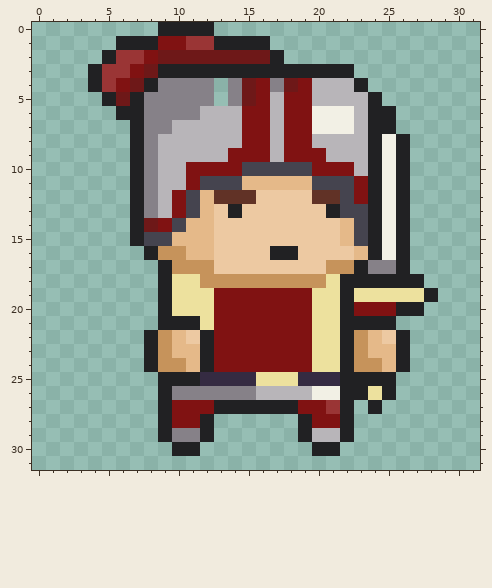
Two states of a pixel-art file, Assets/Smooz/Arts/Heroes/Animation/Red_Knight_Idle.aseprite. Above, as it was before the edit.
32x32 pixels, 1 frame.
And afterwards:
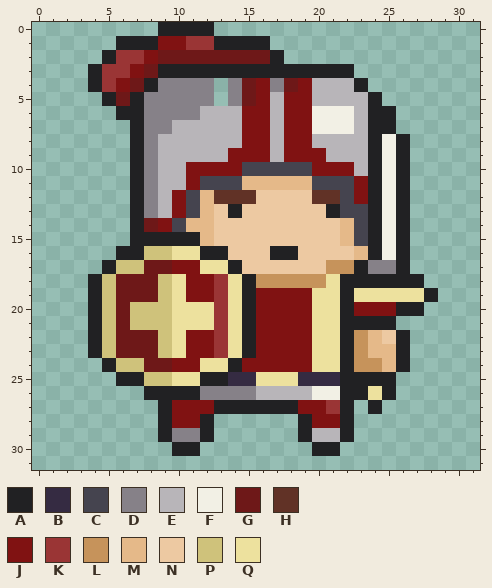
Palette (. is transparent): A #212123  B #352b42  C #45444f  D #868188  E #b8b5b9  F #f2f0e5  G #6e1818  H #613226  J #801212  K #9a3535  L #c6935b  M #e5b989  N #edc9a2  P #cfc27b  Q #ede19e
The exact change:
layer "Shield" now shown
Layer "Shield":
Colour A now appears in row 16 at x 6 to 7; in row 17 at x 5; in rows 18 to 23 at x 4; in row 24 at x 5; in row 25 at x 6 to 7; in row 26 at x 8.
The author changed colour B to colour A in row 25 at x 12 to 13.
The author changed colour C to colour A in row 15 at x 8 to 9.
The author changed colour D to colour A in row 26 at x 10 to 11.
The author changed colour J to colour A in rows 19 to 23 at x 15; in row 24 at x 14.
The author changed colour L to colour A in row 18 at x 15.
The author changed colour M to colour A in row 15 at x 10 to 11; in row 16 at x 12.
The author changed colour N to colour A in row 16 at x 13; in row 17 at x 14.
Colour G now appears in row 17 at x 8; in rows 18 to 19 at x 6 to 8; in rows 20 to 21 at x 6; in rows 22 to 23 at x 6 to 7.
The author changed colour A to colour G in row 17 at x 9; in rows 22 to 24 at x 8.
The author changed colour L to colour G in row 24 at x 9.
The author changed colour A to colour J in rows 22 to 23 at x 12.
The author changed colour L to colour J in row 17 at x 10 to 11; in row 18 at x 12; in row 24 at x 10.
The author changed colour M to colour J in rows 23 to 24 at x 11.
The author changed colour N to colour J in row 22 at x 11.
The author changed colour Q to colour J in row 18 at x 11; in row 19 at x 11 to 12.
The author changed colour J to colour K in rows 19 to 23 at x 13.
The author changed colour L to colour K in row 18 at x 13.
Colour P now appears in row 17 at x 6 to 7; in rows 18 to 19 at x 5; in rows 20 to 21 at x 5 and 7 to 8; in rows 22 to 23 at x 5; in row 24 at x 6 to 7; in row 25 at x 8.
The author changed colour A to colour P in row 16 at x 8; in rows 18 to 21 at x 9; in row 25 at x 9.
The author changed colour L to colour P in row 16 at x 9; in rows 22 to 23 at x 9.
The author changed colour A to colour Q in row 21 at x 10 to 11; in row 24 at x 12; in row 25 at x 10 to 11.
The author changed colour J to colour Q in rows 19 to 23 at x 14; in row 24 at x 13.
The author changed colour L to colour Q in row 16 at x 10; in row 17 at x 12; in row 18 at x 14.
The author changed colour M to colour Q in row 16 at x 11; in rows 22 to 23 at x 10.
The author changed colour N to colour Q in row 17 at x 13.
